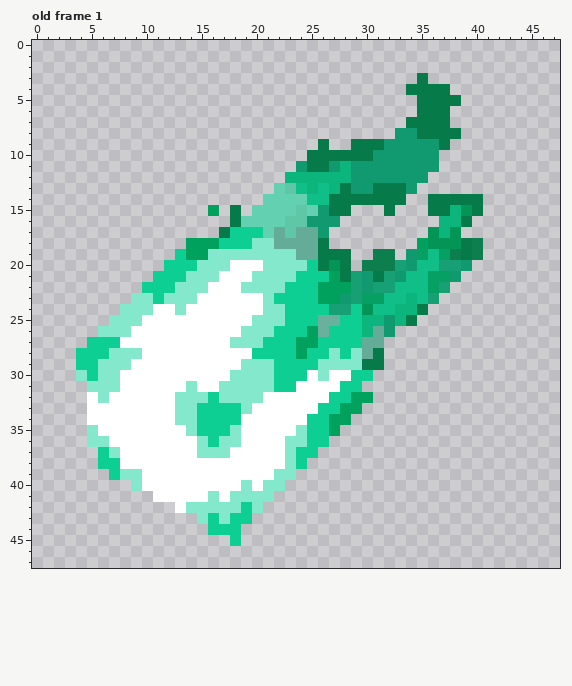
A animated GIF sprite gets an edit: site/img/mcc/cos/accessories/FireFistSoul.gif. The picture above is the old version.
The file is 48x48 pixels. Colours within 5 levels of each other are drawn and written as one. Shown: old frame 1. The commit also changed other frames, which this record leaves out.
And afterwards:
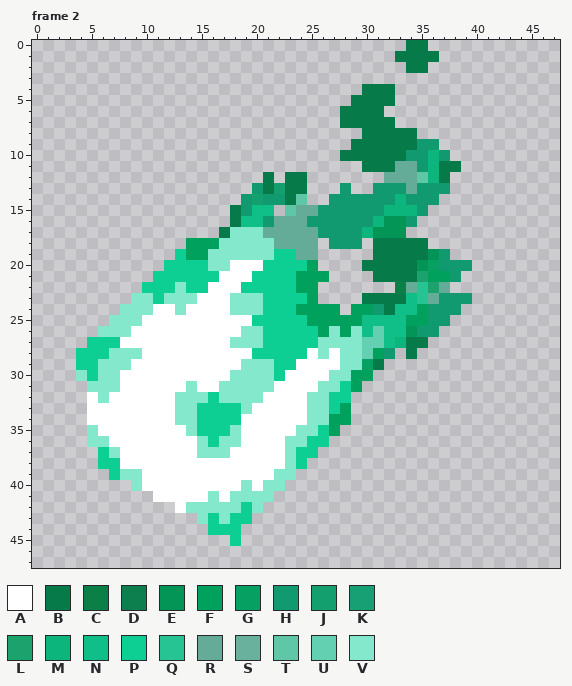
Palette (. is transparent): A #ffffff  B #077a49  C #0a8048  D #0d7f4e  E #029556  F #00a15c  G #06a063  H #119a6f  J #14a06e  K #17a074  L #1ca36d  M #0cb57c  N #0fbf87  P #0ecf93  Q #26c393  R #64ab98  S #6ab19d  T #5fc7a6  U #63d1b1  V #84e8cc
A new or re-ordered frame is compared with the old frame closest to it.
Difference:
frames 1 -> 4
Frame 2 is new; against old frame 1:
y 0: x 34..35 .. -> BB
y 1: x 33..36 .... -> BBBB
y 2: x 34..35 .. -> BB
y 3: x 35 B -> .
y 4: x 30..32 ... -> BBB; x 34..37 BBBB -> ....
y 5: x 29..32 .... -> BBBB; x 35..38 BBBB -> ....
y 6: x 28..31 .... -> BBBB; x 35..37 BBB -> ...
y 7: x 28..32 ..... -> BBBBB; x 34..37 BBBB -> ....
y 8: x 30..38 ...HHBBBB -> BBBBB....
y 9: x 26 B -> .; x 32..34 HHH -> BBB; x 37 B -> .
y 10: x 25..27 BBB -> ...; x 31..33 HHH -> BBB; x 36..37 H. -> MH
y 11: x 24..34 HBBHMHHHHHH -> ......BBBRR; x 36..38 H.. -> MBB
y 12: x 21 . -> B; x 23..37 MMMMMMHHHHHHH.. -> BB.......RRRTMB
y 13: x 20..37 ..UTNMNMBHHBBBH... -> HBJBB...H..HHHRHHH
y 14: x 19..40 ..UUUUNNBBBBBBB..BBBBB -> HJHHBT..HHHHHHMHHH....
y 15: x 16 F -> .; x 19..25 .UUUUTU -> HNN.TRR; x 27..40 BB...B...BBMEB -> HHHHHMMMH.....
y 16: x 19..24 UUUUTT -> NNHRRR; x 28..34 ....... -> HHHMEEH; x 37..39 MMB -> ...
y 17: x 18..21 PPPU -> VVVR; x 23 T -> R; x 27..33 ....... -> HHHMEEE; x 36..38 EME -> ...
y 18: x 17..19 PPP -> VVV; x 26..29 B... -> .HHH; x 31..40 ....FEEEBD -> BBBBB.....
y 19: x 22..23 VV -> PP; x 26..28 BBB -> ...; x 31..40 DD.HGNGDBD -> BBBBBEH...
y 20: x 15 V -> P; x 21..28 VVVVPBEB -> PPPPF...; x 30..38 DDDKHNNKK -> BBBBBEGHH
y 21: x 14..16 VVV -> PPP; x 20..30 VVVVPPPFBKH -> PPPPFFF....; x 32..37 KHNNGG -> BBBLFF
y 22: x 14..15 VV -> PP; x 19..22 VVVV -> PPPP; x 24..37 PPFFFKHKKNNNGK -> FF.......CRQLR
y 23: x 18..21 AAAV -> VVVP; x 25..39 PFFHKGGNNMNK... -> F....BBBBNQRHHH
y 24: x 18..22 AAAVV -> VVVPP; x 24..38 PPPKKPENNMMB... -> FFFF.FFHBNNFHHH
y 25: x 20..22 VVV -> PPP; x 25..37 PSSPPMMHMB... -> FFFFFNNNNFFHH
y 26: x 21 V -> P; x 25..36 FSPPPMRH.... -> PFVFVNUNNEHH
y 27: x 24..35 FFPPPPRR.... -> PPVVVVUUNMBB
y 28: x 24..28 FPPVP -> PAVAV; x 30..32 RB. -> UFH; x 34 . -> B
y 29: x 24..27 PPVV -> AAAA; x 30 B -> G
y 30: x 23..24 PP -> AA; x 26..30 VAAPP -> AVVFF
y 31: x 22..23 PP -> AA; x 26..27 AA -> VV; x 29 P -> F
y 32: x 25..26 AA -> VV; x 29..30 FF -> ..
y 33: x 25..26 AP -> VV; x 29 F -> .
y 34: x 25..26 PP -> VV
y 35: x 25 P -> V
Boxes around the changes in both pictures, in picture pixels (x1, y1, x2, y2):
changed: (186, 40, 483, 436)
